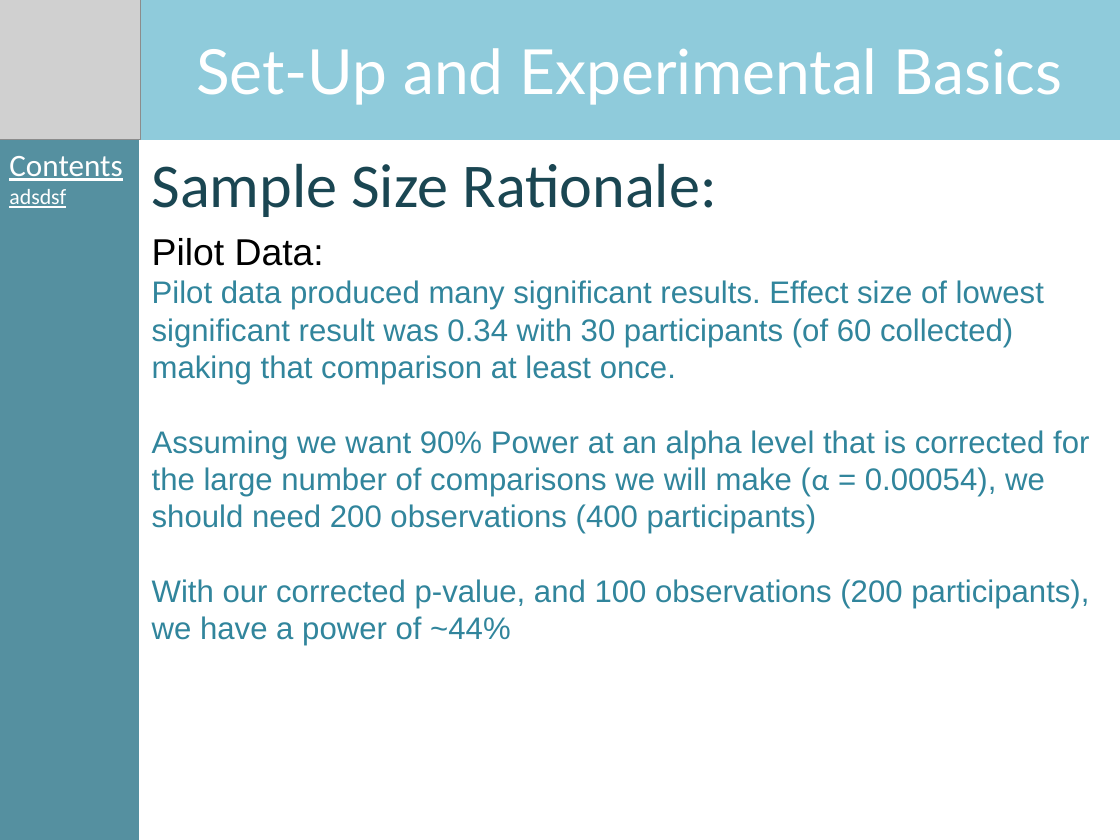
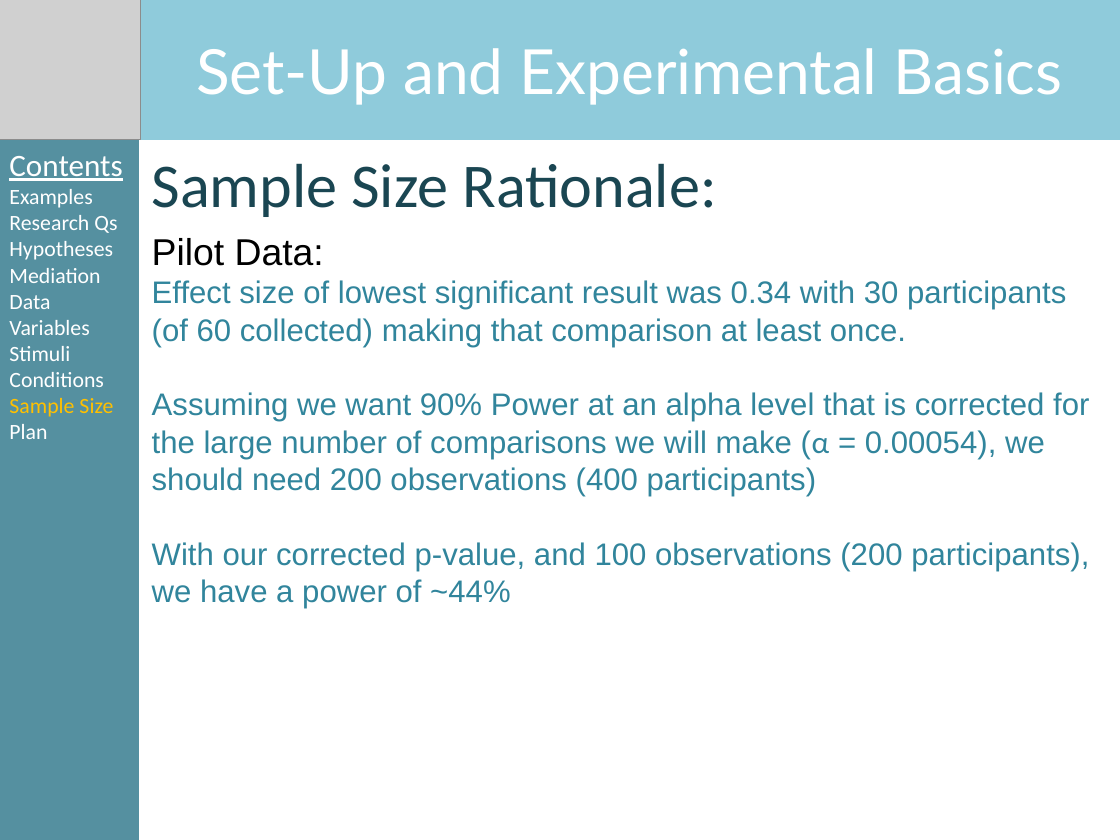
Before and after one commit to hecticdialectic/STE-PHEN, a slide deck: slide 33 of summer_school_sessions/3_Experimental_setup/Summer School - Experimental Basics.pptx (slide 32 before the commit). Drawn at 1120x840 pixels with LibreOffice and Linux fonts; fonts in the diff are those of the drawing; grey boxes stand for pictures; background and template pictures are left out. Boxes give left, top, right and bottom in pixels: in the first picture for what was removed or moved away, otherwise in the second. Text is boxed around its words. In the diff, an @@ line names an element or a change of style, - is before the commit and + after.

```diff
--- a/summer_school_sessions/3_Experimental_setup/Summer School - Experimental Basics.pptx
+++ b/summer_school_sessions/3_Experimental_setup/Summer School - Experimental Basics.pptx
@@ text removed at [9,156,122,208] @@
-Contents
-adsdsf
@@ text added at [9,156,122,439], 14 pt, text #FFFFFF @@
+Contents
+Examples
+Research Qs
+Hypotheses
+Mediation
+Data
+Variables
+Stimuli
+Conditions
+Sample Size
+Plan
@@ text at [152,280,1066,347]: text changed @@
-Pilot data produced many significant results. Effect size of lowest significant result was 0.34 with 30 participants (of 60 collected) making that comparison at least once.
+Effect size of lowest significant result was 0.34 with 30 participants (of 60 collected) making that comparison at least once.
```
Also in this commit, not shown: 35 other slides changed, 1 slide added, 3 other files.
